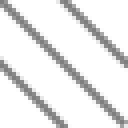
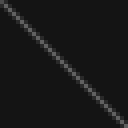
Layered file, before and after one edit (128 x 128). Changes by layer:
removed layer "Shape 1" over [0,0,128,128]
added layer "Shape 3" above "Shape 2" over [0,0,128,128]
added layer "Rectangle 1" over [0,0,128,128]
